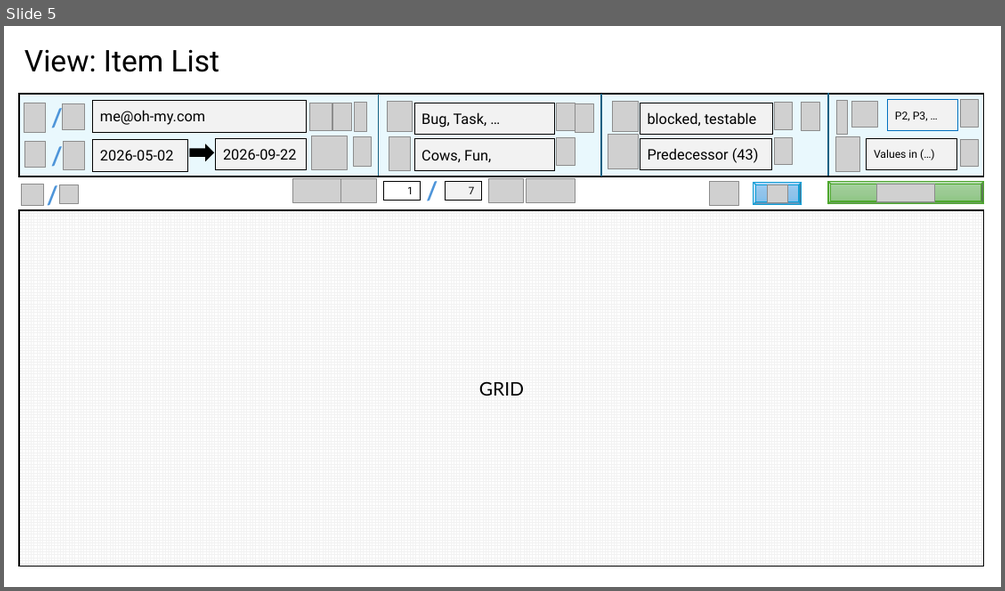
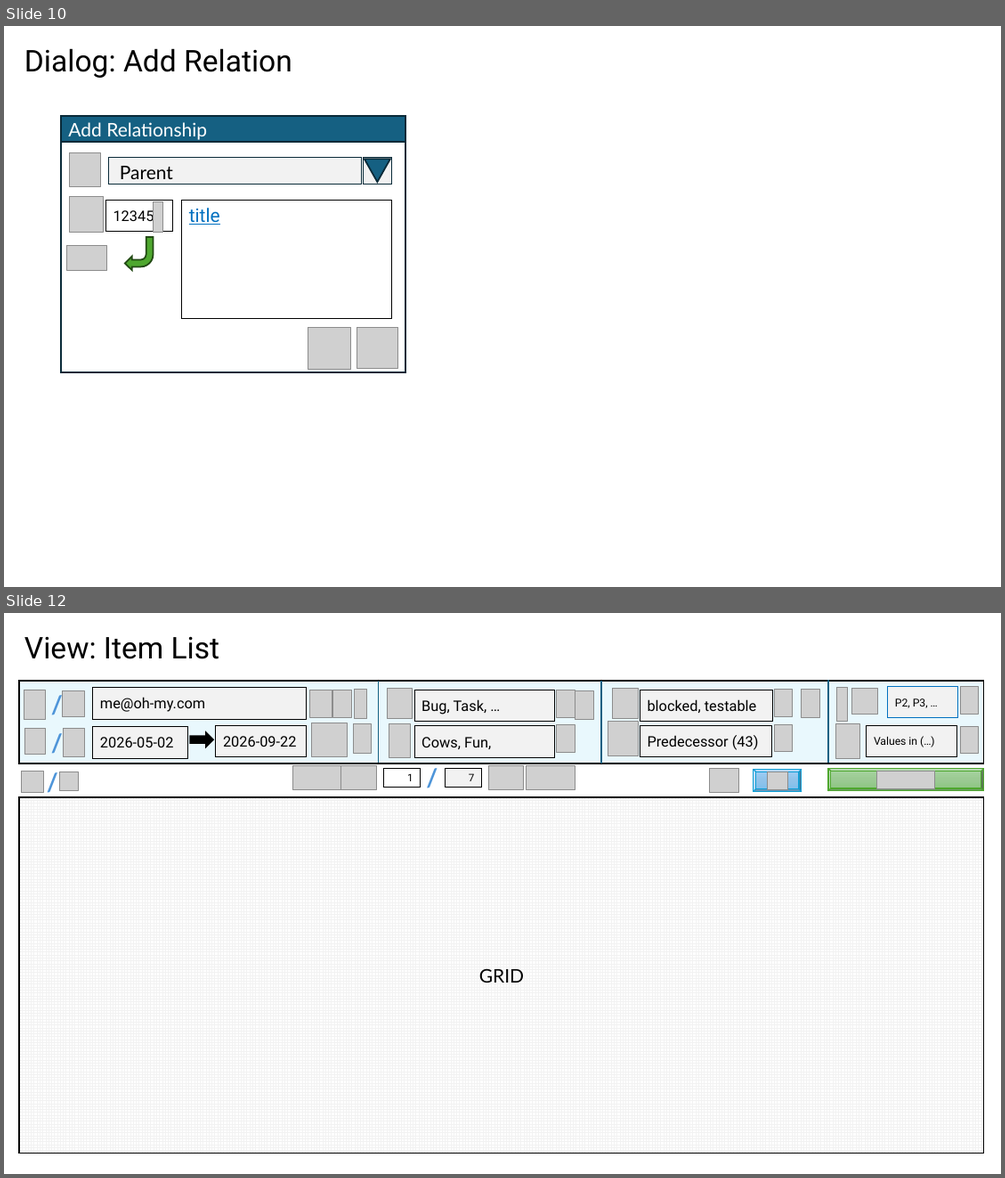
Before and after one commit to BlitzkriegSoftware/item_organizer, a slide deck: docs/ui-design.pptx. Shown one above the other, each under a label of ours: slide 5 before the commit, slides 10 and 12 after it; the slides between them are not shown. The pictures are 1005x591 and 1005x1178 pixels, drawn with LibreOffice and Linux fonts; fonts in the diff are those of the drawing; grey boxes stand for pictures; background and template pictures are left out. Boxes give left, top, right and bottom in pixels: in the first picture for what was removed or moved away, otherwise in the second. Text is boxed around its words. In the diff, an @@ line names an element or a change of style, - is before the commit and + after.

```diff
--- a/docs/ui-design.pptx
+++ b/docs/ui-design.pptx
@@ slide 10 added at [4, 26, 1001, 587], background #FFFFFF @@
@@ title added at [24, 48, 292, 78], 28.8 pt, text #000000 @@
+Dialog: Add Relation
@@ rectangle added at [62, 117, 405, 142], fill #156082, outline #092A39 1.5 pt, 18 pt, text #FFFFFF @@
+Add Relationship
@@ rectangle added at [62, 142, 405, 372], outline #092A39 1.5 pt @@
@@ picture added at [70, 152, 100, 187] @@
@@ group added at [109, 157, 391, 183]: 2 rectangles, 1 triangle, 1 text @@
+Parent
@@ picture added at [70, 197, 104, 232] @@
@@ rectangle added at [105, 200, 172, 232], fill #FFFFFF, outline #000000 0.75 pt, 14 pt, text #000000 @@
+12345
@@ picture added at [154, 201, 163, 232] @@
@@ rectangle added at [182, 200, 392, 319], fill #FFFFFF, outline #000000 1 pt, 18 pt, text #0070C0, underline @@
+title
@@ bent arrow added at [125, 237, 154, 271], fill #4EA72E, outline #224914 1.5 pt @@
@@ picture added at [67, 246, 106, 271] @@
@@ picture added at [307, 328, 350, 370] @@
@@ picture added at [357, 328, 398, 369] @@
@@ what was slide 5 is now slide 12 @@
```
Also in this commit, not shown: 4 slides changed, 7 other slides added, 8 other files.
